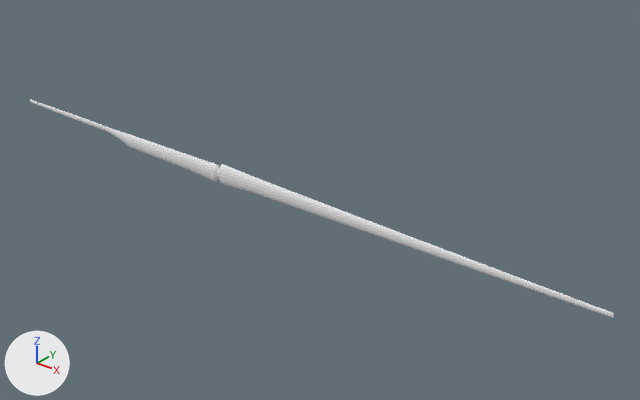
Before and after pictures for a commit that changed the Blender file Assets/Models/EGO/art/dacapo.blend.
Both versions are drawn from a 50 mm camera at (3.74, -3.96, 2.93) aimed at (0.28, 0.36, 0.25). The lights are fixed; the arrows at lower left show +X, +Y and +Z.
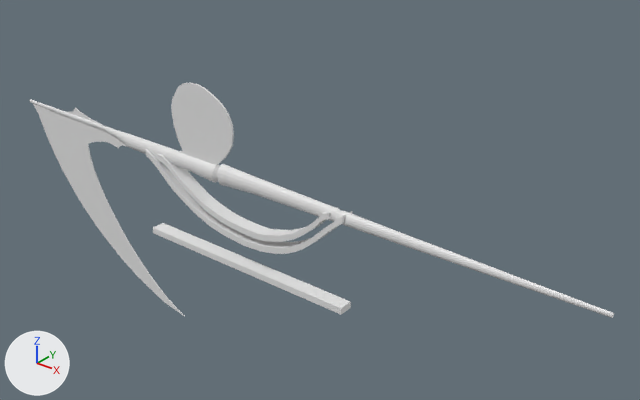
What differs and where, as boxes [x1, y1, x2, y2] in the pictures (640 x 400 px):
'Cylinder', rescaled: [30, 99, 614, 318] in both
'Cube', added: after [33, 104, 185, 317]
'Cube.001', added: after [171, 83, 234, 165]
'Cube.003', added: after [153, 223, 351, 314]
'Cube.004', added: after [156, 153, 338, 242]
'Cube.002', added: after [146, 149, 352, 254]

Edits to the bpy script that builds the scene:
```text
Add me_cube_007:
    me_cube_007.from_pydata(...)  # 132 vertices, 130 faces; spans x -1.0..1.0, y -1.0..1.0, z -8.0..8.7
Add me_cube_006:
    me_cube_006.from_pydata(...)  # 132 vertices, 130 faces; spans x -1.0..1.0, y -1.0..1.0, z -1.0..1.0
Add me_cube_003:
    me_cube_003.from_pydata(...)  # 132 vertices, 130 faces; spans x -1.0..1.0, y -1.0..1.0, z -12.0..9.0
Add me_cube_002:
    me_cube_002.from_pydata(...)  # 162 vertices, 160 faces; spans x -1.06..1.03, y -1.0..1.0, z -0.96..1.03
Add me_cube_001:
    me_cube_001.from_pydata(...)  # 472 vertices, 468 faces; spans x -1.0..4.74, y -0.1..0.1, z -0.7..1.09
Change ob_cylinder:
    ob_cylinder.scale: (0.0206, 0.0206, 2.51) -> (0.0206, 0.0305, 2.51)
Add ob_cube_004:
    ob_cube_004 = bpy.data.objects.new('Cube.004', me_cube_007)
    ob_cube_004.location = (-0.119, 0.0, 0.225)
    ob_cube_004.scale = (0.795, 0.0528, 0.0237)
Add ob_cube_003:
    ob_cube_003 = bpy.data.objects.new('Cube.003', me_cube_006)
    ob_cube_003.location = (-0.119, 0.0, -0.253)
    ob_cube_003.scale = (0.908, 0.0528, 0.0237)
Add ob_cube_002:
    ob_cube_002 = bpy.data.objects.new('Cube.002', me_cube_003)
    ob_cube_002.location = (-0.119, 0.0, 0.227)
    ob_cube_002.scale = (0.908, 0.0528, 0.0237)
Add ob_cube_001:
    ob_cube_001 = bpy.data.objects.new('Cube.001', me_cube_002)
    ob_cube_001.location = (-0.469, 0.0, 0.72)
    ob_cube_001.scale = (0.287, -0.00664, 0.287)
Add ob_cube:
    ob_cube = bpy.data.objects.new('Cube', me_cube_001)
    ob_cube.location = (-2.196, 0.0, -0.383)
    ob_cube.scale = (0.295, 0.0268, 0.84)
```
